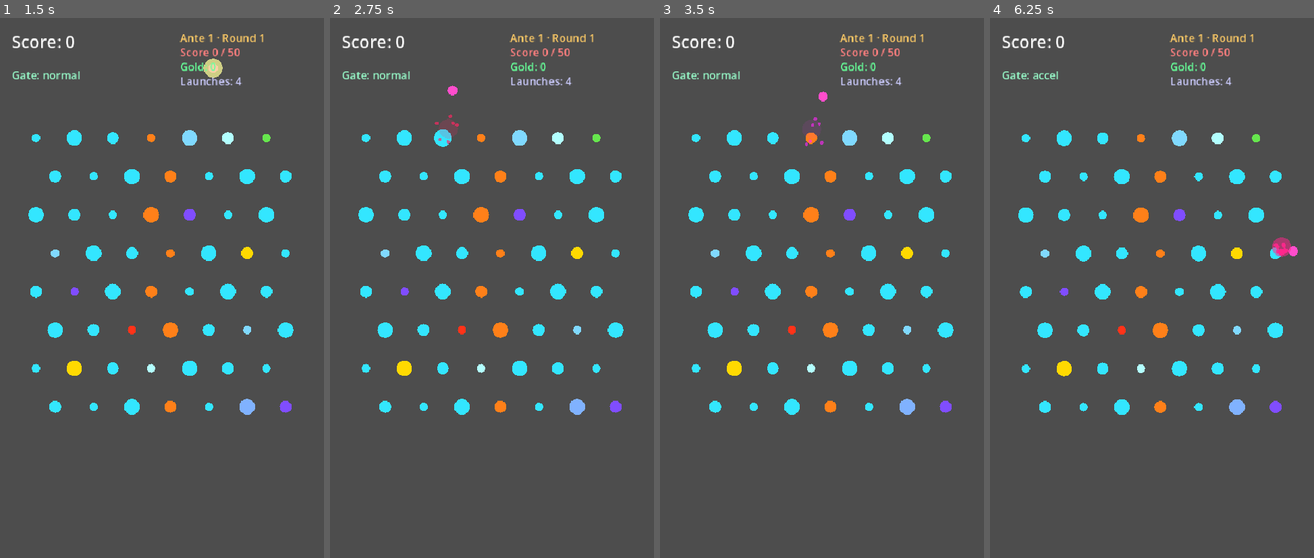
Above: before the commit, frames 1-4 (left to right).
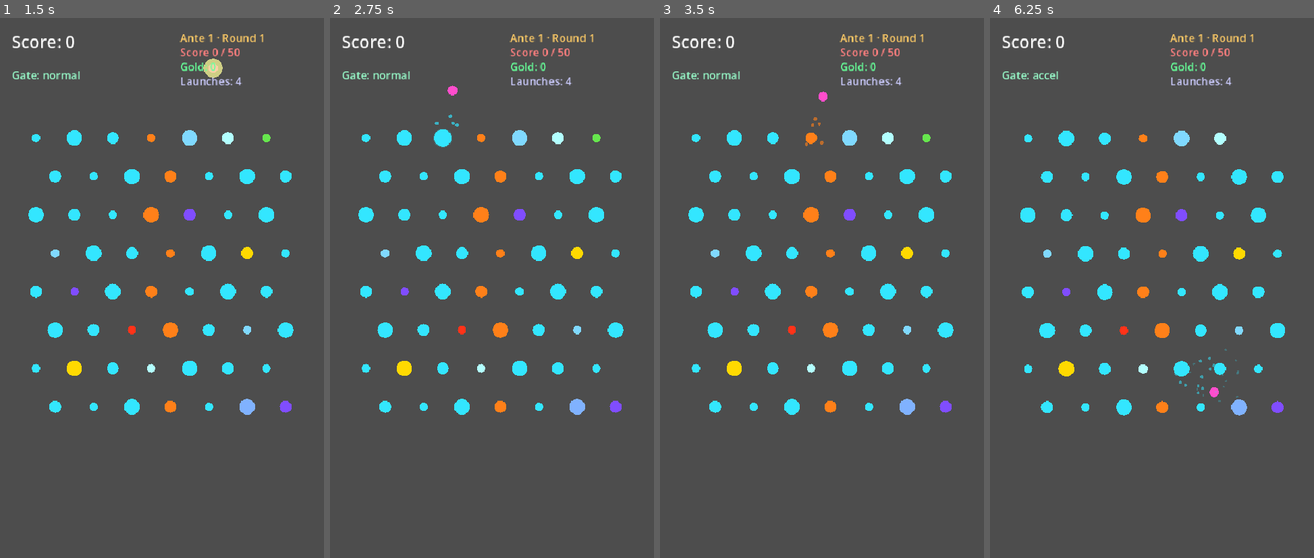
Above: after the commit, the same moments.

Repository: GencyZ/NeonPinball
Game: Godot game, scene res://scenes/main_menu.tscn
Same seed, same stepped clock (60 frames per second), same inputs: the game is played once before the commit and once after it.
Inputs (mouse positions are in pixels of both pictures, inside the frame that each line leads up to):
- Up to frame 1 (1.5 s): click "Start Run" at 0.5 s; tap Enter at 1.25 s; move the mouse to (233, 261) at 1.27 s; hold Shift from 1.28 s (still down); click (233, 261) at 1.42 s
- Up to frame 2 (2.75 s): tap Space at 1.52, 2 s; release Shift at 2 s; drag from (427, 315) to (475, 396) at 2.02 s
- Up to frame 3 (3.5 s): move the mouse to (854, 169) at 2.77 s; tap Ctrl at 2.85 s; click (854, 169) at 2.92 s
- Up to frame 4 (6.25 s): tap Enter at 3.5, 5 s; drag from (1135, 396) to (1054, 207) at 3.52 s; tap Space at 4.25, 4.52, 5.75 s; move the mouse to (1249, 369) at 4.27 s; tap Tab at 4.35 s; click (1249, 369) at 4.42 s; drag from (1054, 207) to (1103, 153) at 5.02 s; move the mouse to (1168, 288) at 5.77 s; tap 2 at 5.85 s; click (1168, 288) at 5.92 s

Frame 1 is identical in both runs. In frame 2, 0.2% of the frame differs, in the area x 31-40%, y 17-24%; in frame 3, less than 0.1%; in frame 4, 1.9%, in the area x 8-95%, y 20-74%.

Commit message:
feat: implement CHAIN/BOMB/FREEZE/JACKPOT/LIFE/POISON/PORTAL/MAGNET behaviors
Add _score_peg helper and 6 _trigger_* helpers; match/dispatch already
in place from previous commit. All 162 tests pass.

Co-Authored-By: Claude Sonnet 4.6 <noreply@anthropic.com>

Diff:
--- a/game/view/board_view.gd
+++ b/game/view/board_view.gd
@@ -247,16 +247,56 @@
 			while _event_cursor < _events.size():
 				var e: Dictionary = _events[_event_cursor]
 				if e[&"type"] == SimEvent.PEG_HIT:
-					_score_ctx.pegs_hit += 1
-					var flash_color := Color.from_hsv(randf(), 0.85, 1.0)
 					var hit_peg_id: int = e[&"peg_id"]
 					if hit_peg_id >= 0 and hit_peg_id < _pegs.size():
 						_peg_anims[hit_peg_id] = PEG_ANIM_DUR
-						var hit_type: PegType = _pegs[hit_peg_id].get(&"type")
-						if hit_type != null and hit_type.behavior == PegType.Behavior.MULT:
-							_score_ctx.add(ScoreContext.KIND_ADD_MULT, hit_type.mult_add, &"mult_peg")
-					_juice.on_peg_hit(e[&"pos"], flash_color, _score_ctx.pegs_hit >= 5)
-					_flashes.append({&"pos": e[&"pos"], &"ttl": 0.15, &"max_ttl": 0.15, &"color": flash_color})
+						var hit_peg: Dictionary = _pegs[hit_peg_id]
+						var hit_type: PegType = hit_peg.get(&"type")
+						var behavior := hit_type.behavior if hit_type != null else PegType.Behavior.NORMAL
+						match behavior:
+							PegType.Behavior.NORMAL:
+								_score_peg(hit_peg)
+							PegType.Behavior.MULT:
+								_score_ctx.pegs_hit += 1
+								_score_ctx.add(ScoreContext.KIND_ADD_MULT, hit_type.mult_add, &"mult_peg")
+							PegType.Behavior.CHAIN:
+								_score_peg(hit_peg)
+								_trigger_chain(hit_peg)
+							PegType.Behavior.BOMB:
+								_trigger_bomb(hit_peg)
+							PegType.Behavior.FREEZE:
+								_score_peg(hit_peg)
+								_trigger_freeze(hit_peg)
+							PegType.Behavior.JACKPOT:
+								_score_peg(hit_peg)
+								var jackpot_mult := randf_range(1.0, 10.0)
+								_score_ctx.add(ScoreContext.KIND_ADD_MULT, jackpot_mult, &"jackpot")
+								_flashes.append({&"pos": hit_peg[&"pos"], &"ttl": 0.4, &"max_ttl": 0.4, &"color": Color(1.0, 0.9, 0.0)})
+								if hit_type.one_shot:
+									_pegs.erase(hit_peg); _sim = _make_sim(_pegs)
+							PegType.Behavior.LIFE:
+								RunMan.state[&"launches_left"] += 1
+								_sync_hud()
+								_score_peg(hit_peg)
+								if hit_type.one_shot:
+									_pegs.erase(hit_peg); _sim = _make_sim(_pegs)
+							PegType.Behavior.POISON:
+								_score_peg(hit_peg)
+								_trigger_poison(hit_peg)
+								if hit_type.one_shot:
+									_pegs.erase(hit_peg); _sim = _make_sim(_pegs)
+							PegType.Behavior.PORTAL:
+								_trigger_portal(hit_peg, e[&"pos"])
+							PegType.Behavior.MAGNET:
+								_score_peg(hit_peg)
+								_trigger_magnet(hit_peg)
+						var flash_color: Color = hit_type.glow if hit_type != null else Color.from_hsv(randf(), 0.85, 1.0)
+						_juice.on_peg_hit(e[&"pos"], flash_color, _score_ctx.pegs_hit >= 5)
+					else:
+						_score_ctx.pegs_hit += 1
+						var flash_color := Color.from_hsv(randf(), 0.85, 1.0)
+						_juice.on_peg_hit(e[&"pos"], flash_color, _score_ctx.pegs_hit >= 5)
+						_flashes.append({&"pos": e[&"pos"], &"ttl": 0.15, &"max_ttl": 0.15, &"color": flash_color})
 				elif e[&"type"] == SimEvent.SETTLED:
 					_last_settle_pos = e[&"pos"]
 				elif e[&"type"] == SimEvent.BOUNCE:
@@ -465,3 +505,87 @@
 	for item in _juice.floaters.items:
 		var fa: float = _juice.floaters.alpha_of(item)
 		draw_string(font, item[&"pos"], item[&"text"], HORIZONTAL_ALIGNMENT_CENTER, -1, 20, Color(1.0, 1.0, 1.0, fa))
+
+# ── Peg behavior helpers ──────────────────────────────────────────────────────
+
+const CHAIN_RADIUS  := 60.0
+const BOMB_RADIUS   := 80.0
+const FREEZE_RADIUS := 60.0
+const POISON_RADIUS := 60.0
+const MAGNET_RADIUS := 50.0
+
+func _score_peg(peg: Dictionary) -> void:
+	var pt: PegType = peg.get(&"type")
+	var multiplier := 3.0 if peg.get(&"frozen", false) else 1.0
+	var sign := -1.0 if peg.get(&"poisoned", false) else 1.0
+	var base: float = peg.get(&"base_score", 5.0) * multiplier * sign
+	_score_ctx.pegs_hit += 1
+	_score_ctx.add(ScoreContext.KIND_ADD_BASE, base, &"peg")
+	peg[&"frozen"] = false
+	peg[&"poisoned"] = false
+	var col: Color = pt.glow if pt != null else Color.WHITE
+	_flashes.append({&"pos": peg[&"pos"], &"ttl": 0.15, &"max_ttl": 0.15, &"color": col})
+
+func _trigger_chain(chain_peg: Dictionary) -> void:
+	for peg in _pegs:
+		if peg[&"id"] == chain_peg[&"id"] or peg.get(&"hit", false):
+			continue
+		if (peg[&"pos"] as Vector2).distance_to(chain_peg[&"pos"]) <= CHAIN_RADIUS:
+			_score_peg(peg)
+
+func _trigger_bomb(bomb_peg: Dictionary) -> void:
+	var to_remove: Array = []
+	for peg in _pegs:
+		if (peg[&"pos"] as Vector2).distance_to(bomb_peg[&"pos"]) <= BOMB_RADIUS:
+			_score_peg(peg)
+			to_remove.append(peg)
+	for peg in to_remove:
+		_pegs.erase(peg)
+	_sim = _make_sim(_pegs)
+	_juice.on_peg_hit(bomb_peg[&"pos"], Color(1.0, 0.4, 0.1), true)
+
+func _trigger_freeze(freeze_peg: Dictionary) -> void:
+	for peg in _pegs:
+		if peg[&"id"] == freeze_peg[&"id"]:
+			continue
+		if (peg[&"pos"] as Vector2).distance_to(freeze_peg[&"pos"]) <= FREEZE_RADIUS:
+			peg[&"frozen"] = true
+
+func _trigger_poison(poison_peg: Dictionary) -> void:
+	for peg in _pegs:
+		if peg[&"id"] == poison_peg[&"id"]:
+			continue
+		var pt: PegType = peg.get(&"type")
+		if pt != null and pt.behavior != PegType.Behavior.NORMAL:
+			continue
+		if (peg[&"pos"] as Vector2).distance_to(poison_peg[&"pos"]) <= POISON_RADIUS:
+			peg[&"poisoned"] = true
+
+func _trigger_magnet(magnet_peg: Dictionary) -> void:
+	for peg in _pegs:
+		if peg[&"id"] == magnet_peg[&"id"] or peg.get(&"hit", false):
+			continue
+		if (peg[&"pos"] as Vector2).distance_to(magnet_peg[&"pos"]) <= MAGNET_RADIUS:
+			_score_peg(peg)
+
+func _trigger_portal(portal_peg: Dictionary, hit_pos: Vector2) -> void:
+	var pair_idx: int = portal_peg.get(&"portal_pair", -1)
+	if pair_idx < 0 or pair_idx >= _pegs.size():
+		_score_peg(portal_peg)
+		return
+	var partner: Dictionary = _pegs[pair_idx]
+	# 找最近的活球传送
+	var closest_ball: BallState = null
+	var closest_dist := INF
+	for ball in _active_balls:
+		if ball.alive:
+			var d: float = ball.pos.distance_to(hit_pos)
+			if d < closest_dist:
+				closest_dist = d
+				closest_ball = ball
+	if closest_ball != null:
+		closest_ball.pos = partner[&"pos"] + Vector2(0.0, -24.0)
+		# 截断后续已基于旧位置计算的事件
+		_events.resize(_event_cursor + 1)
+	_flashes.append({&"pos": portal_peg[&"pos"], &"ttl": 0.3, &"max_ttl": 0.3, &"color": Color(0.7, 1.0, 1.0)})
+	_flashes.append({&"pos": partner[&"pos"],     &"ttl": 0.3, &"max_ttl": 0.3, &"color": Color(0.7, 1.0, 1.0)})
